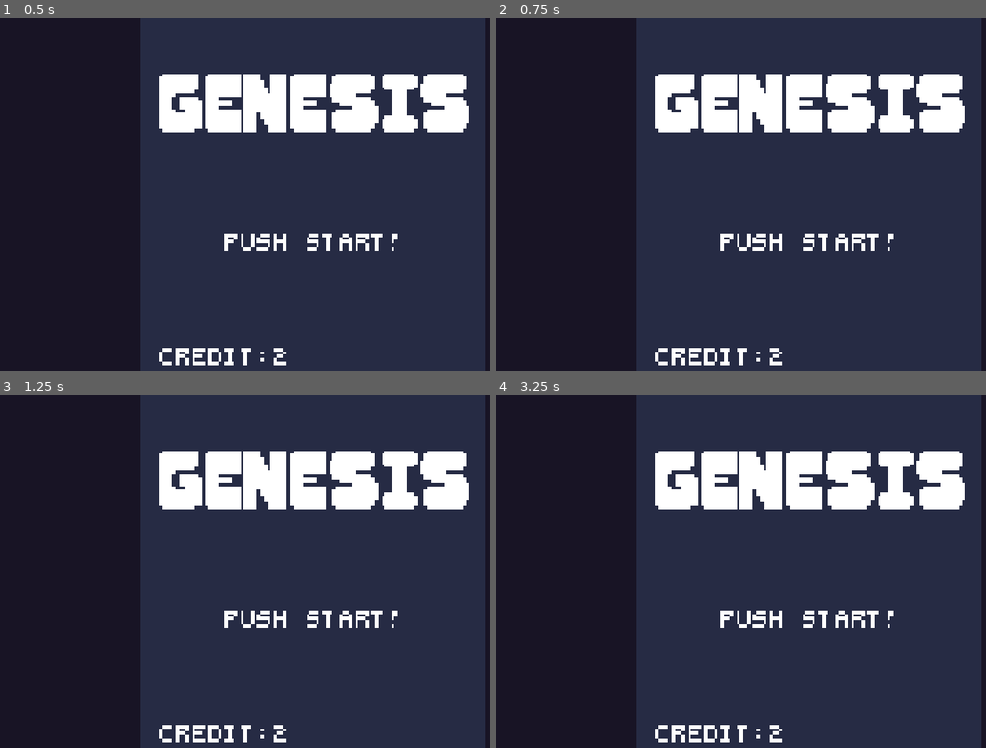
Above: before the commit, frames 1-4 (two rows, left to right).
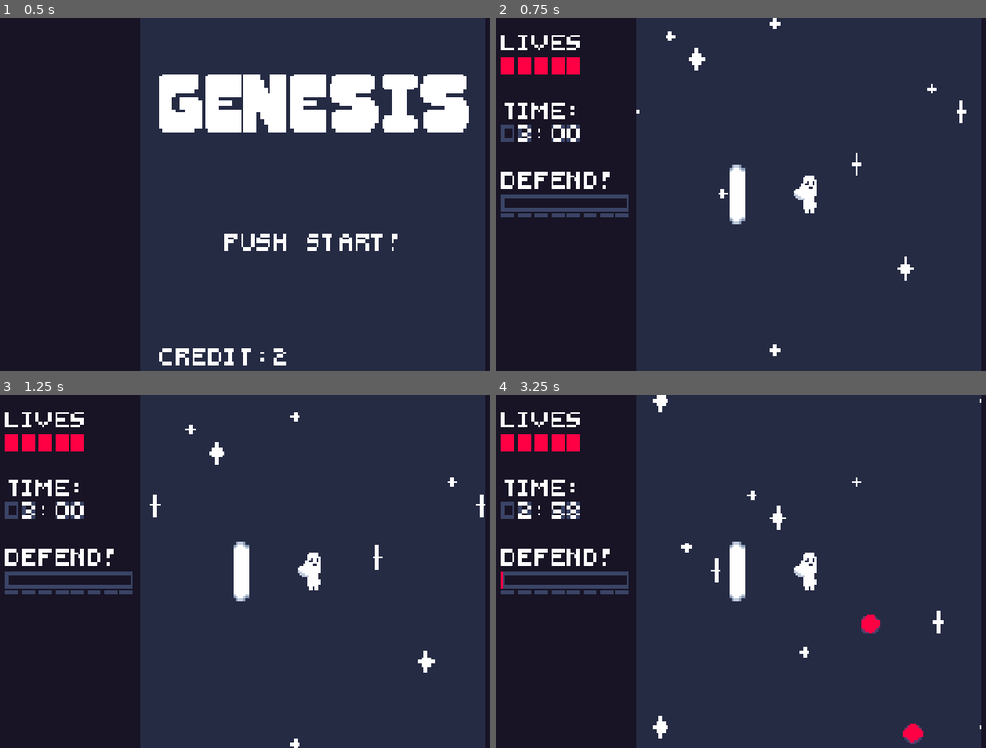
Above: after the commit, the same moments.

Repository: the-byte-wise/Very-Serious-Juniper-Dev-Game-Jam-2026-Submission
Game: Godot game, scene res://scenes/title_screen.tscn
The game is run twice, just before and just after one commit, with the same random seed, the same clock (stepped at 60 frames per second) and the same inputs. Sound files missing from this copy of the repository are replaced by a short silence.
Inputs (mouse positions are in pixels of both pictures, inside the frame that each line leads up to):
- Up to frame 1 (0.5 s): no input
- Up to frame 2 (0.75 s): tap Enter at 0.5 s; move the mouse to (946, 176) at 0.52 s; tap Space (start_game) at 0.6 s
- Up to frame 3 (1.25 s): no input
- Up to frame 4 (3.25 s): move the mouse to (682, 589) at 1.27 s; tap Mouse wheel down (rotate_c_clockwise) at 1.35 s; tap Space (start_game) at 1.55, 2.3, 2.85 s; move the mouse to (873, 493) at 2.02 s; tap Mouse wheel up (rotate_clockwise) at 2.1 s; move the mouse to (775, 642) at 2.77 s

Frame 1 is identical in both runs. In frame 2, 13% of the frame differs, in the area x 0-96%, y 0-99%; in frame 3, 14%; in frame 4, 14%, in the area x 0-100%, y 0-99%.

Commit message:
Messing with shader code

Diff:
--- a/scenes/game.tscn
+++ b/scenes/game.tscn
@@ -3,7 +3,6 @@
 [ext_resource type="Script" uid="uid://dk4vbi84sbwi3" path="res://scripts/game.gd" id="1_iywne"]
 [ext_resource type="PackedScene" uid="uid://bututiudovybv" path="res://scenes/player.tscn" id="1_uwrxv"]
 [ext_resource type="Texture2D" uid="uid://xgfbhx3gsuuu" path="res://assets/stars.png" id="2_gee14"]
-[ext_resource type="Shader" uid="uid://dpyegd6e8sdg5" path="res://assets/shaders/crt_with_scanlines_harrison_allen.gdshader" id="2_lnu2h"]
 [ext_resource type="Texture2D" uid="uid://dk7qighn4rdkj" path="res://assets/borders.png" id="4_lbhrr"]
 [ext_resource type="PackedScene" uid="uid://csfultvr5v2ij" path="res://scenes/angel.tscn" id="6_p57ef"]
 [ext_resource type="AudioStream" uid="uid://clb1udq0sn527" path="res://assets/music/battle_commences_loopable.wav" id="7_gee14"]
@@ -14,23 +13,6 @@
 
 [sub_resource type="GradientTexture1D" id="GradientTexture1D_rio0h"]
 gradient = SubResource("Gradient_yqjtg")
-
-[sub_resource type="ViewportTexture" id="ViewportTexture_lnu2h"]
-viewport_path = NodePath("ColorRect/SubViewport")
-
-[sub_resource type="ShaderMaterial" id="ShaderMaterial_lbhrr"]
-resource_local_to_scene = true
-shader = ExtResource("2_lnu2h")
-shader_parameter/tex = SubResource("ViewportTexture_lnu2h")
-shader_parameter/mask_type = 1
-shader_parameter/curve = 0.0
-shader_parameter/sharpness = 0.6666667
-shader_parameter/color_offset = 0.0
-shader_parameter/mask_brightness = 1.0
-shader_parameter/scanline_brightness = 1.0
-shader_parameter/min_scanline_thickness = 0.5
-shader_parameter/aspect = 0.6510000071725
-shader_parameter/wobble_strength = 0.0
 
 [sub_resource type="Curve2D" id="Curve2D_lbhrr"]
 _data = {
@@ -78,20 +60,6 @@
 z_index = -1
 scale = Vector2(7.5000005, 1080.0001)
 texture = SubResource("GradientTexture1D_rio0h")
-
-[node name="ColorRect" type="ColorRect" parent="." unique_id=1219158174]
-visible = false
-material = SubResource("ShaderMaterial_lbhrr")
-custom_maximum_size = Vector2(1280, 720)
-anchors_preset = 15
-anchor_right = 1.0
-anchor_bottom = 1.0
-grow_horizontal = 2
-grow_vertical = 2
-metadata/_edit_use_anchors_ = true
-
-[node name="SubViewport" type="SubViewport" parent="ColorRect" unique_id=169897462]
-size = Vector2i(1920, 1080)
 
 [node name="overlay" type="Sprite2D" parent="." unique_id=452884159]
 texture = ExtResource("4_lbhrr")
--- /dev/null
+++ b/scenes/shader_scene.tscn
@@ -0,0 +1,41 @@
+[gd_scene format=3 uid="uid://bh2pwdycccexi"]
+
+[ext_resource type="Shader" uid="uid://dpyegd6e8sdg5" path="res://assets/shaders/crt_with_scanlines_harrison_allen.gdshader" id="1_md21r"]
+[ext_resource type="PackedScene" uid="uid://cb2wbtd06nyri" path="res://scenes/title_screen.tscn" id="2_yrile"]
+
+[sub_resource type="ViewportTexture" id="ViewportTexture_yrile"]
+viewport_path = NodePath("ColorRect/SubViewport")
+
+[sub_resource type="ShaderMaterial" id="ShaderMaterial_57d1g"]
+resource_local_to_scene = true
+shader = ExtResource("1_md21r")
+shader_parameter/tex = SubResource("ViewportTexture_yrile")
+shader_parameter/mask_type = 1
+shader_parameter/curve = 0.0
+shader_parameter/sharpness = 0.6666667
+shader_parameter/color_offset = 0.0
+shader_parameter/mask_brightness = 1.0
+shader_parameter/scanline_brightness = 1.0
+shader_parameter/min_scanline_thickness = 0.5
+shader_parameter/aspect = 0.6510000071725
+shader_parameter/wobble_strength = 0.0
+
+[node name="Node2D" type="Node2D" unique_id=2133247037]
+
+[node name="RenderRectShader" type="ColorRect" parent="." unique_id=601228032]
+material = SubResource("ShaderMaterial_57d1g")
+custom_maximum_size = Vector2(1280, 720)
+anchors_preset = 15
+anchor_right = 1.0
+anchor_bottom = 1.0
+grow_horizontal = 2
+grow_vertical = 2
+metadata/_edit_use_anchors_ = true
+
+[node name="SubViewport" type="SubViewport" parent="." unique_id=914896829]
+snap_2d_transforms_to_pixel = true
+size = Vector2i(1920, 1080)
+
+[node name="SceneContainer" type="Node2D" parent="SubViewport" unique_id=936722182]
+
+[node name="title_screen" parent="SubViewport/SceneContainer" unique_id=1127081192 instance=ExtResource("2_yrile")]
Binary file removed: scripts/angel.png
Not shown, removed: scripts/angel.png.import
Not shown, changed: README.md
